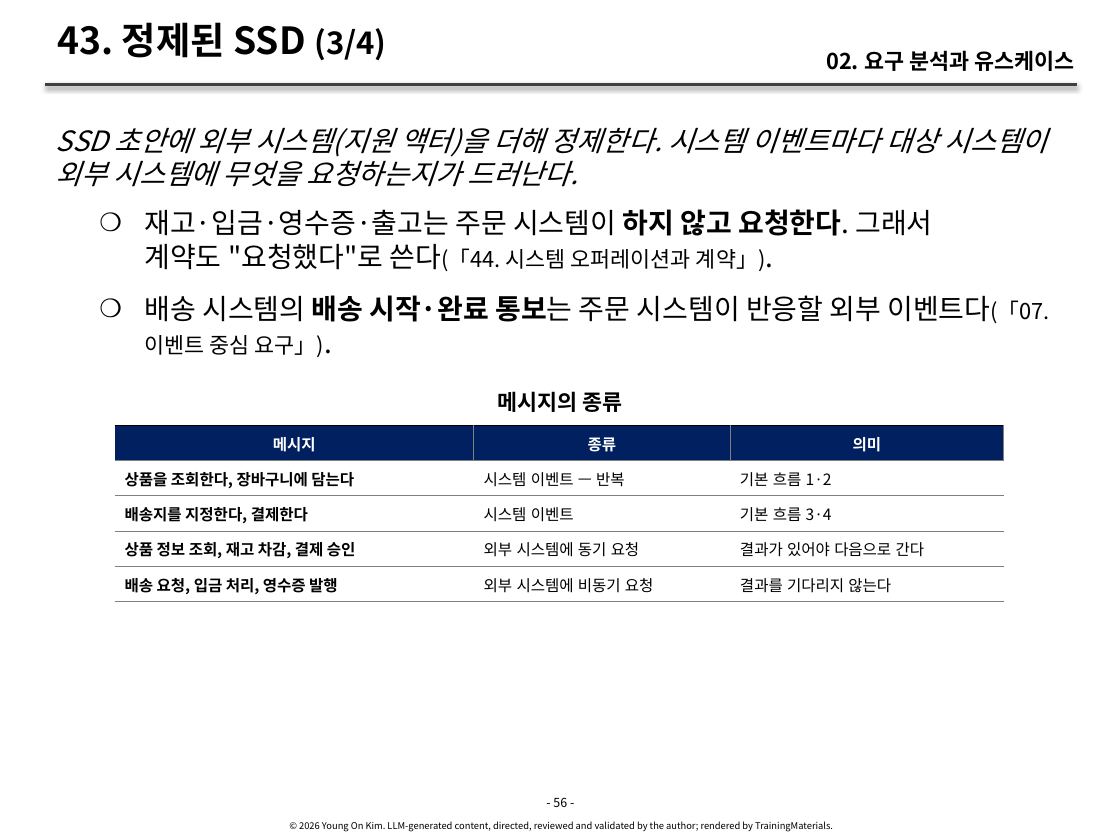
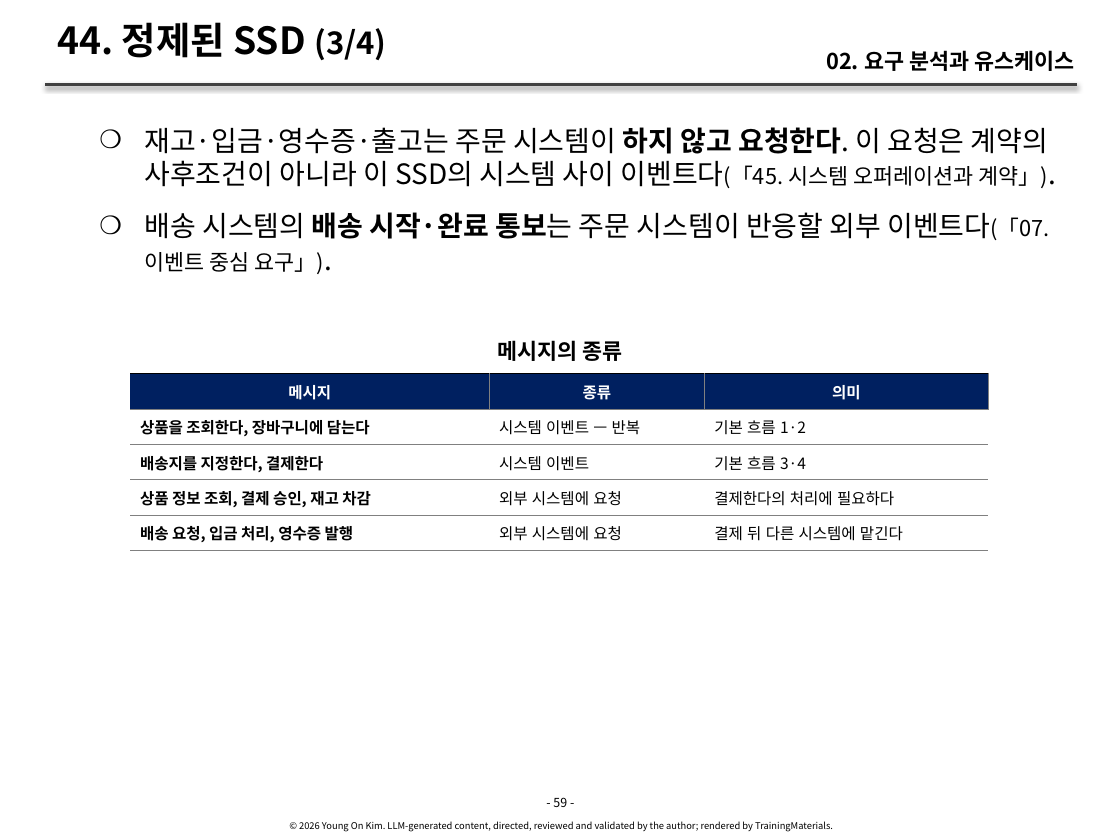
Before and after one commit to YoungSan77/TrainingMaterials, a slide deck: slide 59 of courses/ooad/sessions/s02.pptx (slide 56 before the commit). Drawn at 1120x840 pixels with LibreOffice and Linux fonts; fonts in the diff are those of the drawing. Boxes give left, top, right and bottom in pixels: in the first picture for what was removed or moved away, otherwise in the second. Text is boxed around its words. In the diff, an @@ line names an element or a change of style, - is before the commit and + after.

```diff
--- a/courses/ooad/sessions/s02.pptx
+++ b/courses/ooad/sessions/s02.pptx
@@ title at bbox=[57, 22, 386, 60]: text changed @@
-43. 정제된 SSD (3/4)
+44. 정제된 SSD (3/4)
@@ text "재고·입금·영수증·출고는 주문 시스템이 하지 않고 ...": place and size @@
-text "재고·입금·영수증·출고는 주문 시스템이 하지 않고 ..." at bbox=[144, 209, 1049, 357]
+text "재고·입금·영수증·출고는 주문 시스템이 하지 않고 ..." at bbox=[144, 127, 1049, 274]
@@ text removed at bbox=[56, 128, 1048, 187] @@
-SSD 초안에 외부 시스템(지원 액터)을 더해 정제한다. 시스템 이벤트마다 대상 시스템이 외부 시스템에 무엇을 요청하는지가 드러난다.
@@ text at bbox=[144, 127, 1049, 188]: text changed @@
-    ❍ 재고·입금·영수증·출고는 주문 시스템이 하지 않고 요청한다. 그래서 계약도 "요청했다"로 쓴다(「44. 시스템 오퍼레이션과 계약」).
+    ❍ 재고·입금·영수증·출고는 주문 시스템이 하지 않고 요청한다. 이 요청은 계약의 사후조건이 아니라 이 SSD의 시스템 사이 이벤트다(「45. 시스템 오퍼레이션과 계약」).
@@ text "메시지의 종류": place and size @@
-text "메시지의 종류" at bbox=[497, 391, 622, 412]
+text "메시지의 종류" at bbox=[497, 340, 622, 361]
@@ table at bbox=[130, 374, 988, 840] @@
-row 4: 상품 정보 조회, 재고 차감, 결제 승인 | 외부 시스템에 동기 요청 | 결과가 있어야 다음으로 간다
+row 4: 상품 정보 조회, 결제 승인, 재고 차감 | 외부 시스템에 요청 | 결제한다의 처리에 필요하다
-row 5, column 2: 외부 시스템에 비동기 요청
+row 5, column 2: 외부 시스템에 요청
-row 5, column 3: 결과를 기다리지 않는다
+row 5, column 3: 결제 뒤 다른 시스템에 맡긴다
@@ table: place and size @@
-table at bbox=[114, 426, 1004, 840]
+table at bbox=[130, 374, 988, 840]
@@ text at bbox=[553, 797, 567, 807]: text changed @@
-- 56 -
+- 59 -
```
Also in this commit, not shown: 64 other slides changed, 5 slides added, 1 slide removed, 37 other files.
